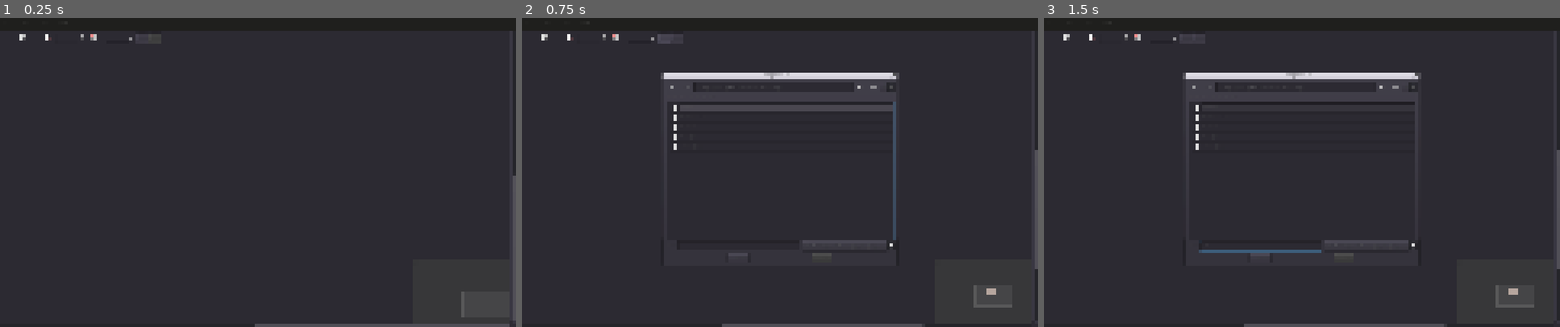
Above: before the commit, frames 1-3 (left to right).
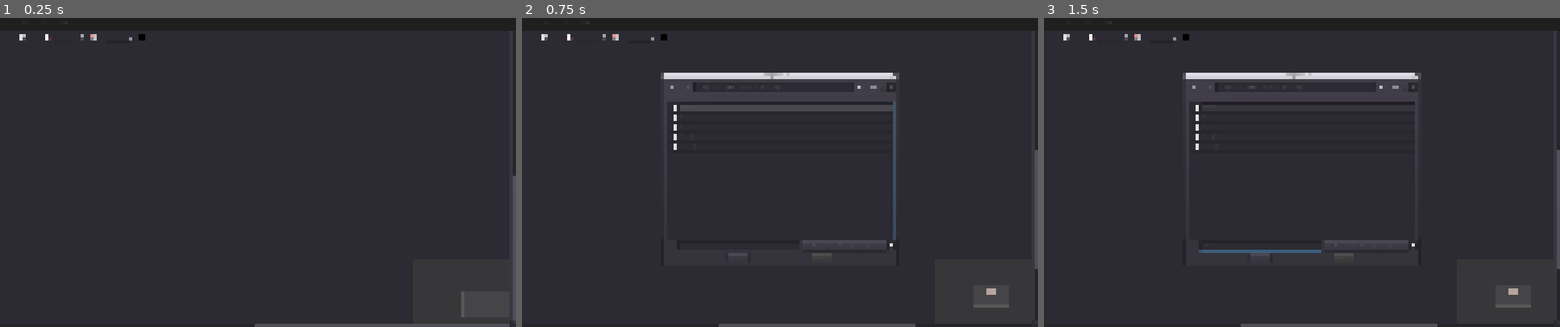
Above: after the commit, the same moments.

Repository: madjyc/StoryboardMapper
Game: Godot game, scene res://Scenes/Main.tscn
Two runs of this game, one before a commit and one after it. Both use one fixed random seed, a clock stepped at 60 frames per second and the inputs below.
Inputs (mouse positions are in pixels of both pictures, inside the frame that each line leads up to; where the layout moved, square brackets give the same spot in the first picture):
- Up to frame 1 (0.25 s): no input
- Up to frame 2 (0.75 s): click (676, 36) [666, 36] at 0.5 s
- Up to frame 3 (1.5 s): click (1260, 246) at 1.27 s; type "12" at 1.35 s

The runs differ from the first frame. In frame 1, less than 0.1% of the frame differs, in the area x 26-30%, y 5-8%; in frame 2, 0.1%, in the area x 26-95%, y 5-100%; in frame 3, less than 0.1%.

Commit message:
Added colorpicker
Added colorpicker for node background color.
Added CanvasLayer to keep graph buttons on top of nodes.

Diff:
--- a/Scenes/GraphEdit.tscn
+++ b/Scenes/GraphEdit.tscn
@@ -12,38 +12,50 @@
 use_snap = false
 script = ExtResource( 2 )
 
-[node name="HBoxContainer" type="HBoxContainer" parent="."]
+[node name="CanvasLayer" type="CanvasLayer" parent="."]
+
+[node name="HBoxContainer" type="HBoxContainer" parent="CanvasLayer"]
 margin_left = 261.0
 margin_top = 9.0
-margin_right = 392.0
+margin_right = 431.0
 margin_bottom = 33.0
 __meta__ = {
 "_edit_group_": true
 }
 
-[node name="GridColsSpinBox" type="SpinBox" parent="HBoxContainer"]
+[node name="GridColsSpinBox" type="SpinBox" parent="CanvasLayer/HBoxContainer"]
 margin_right = 74.0
 margin_bottom = 24.0
 hint_tooltip = "Number of columns in grid"
 min_value = 1.0
 value = 5.0
 
-[node name="AddButton" type="Button" parent="HBoxContainer"]
+[node name="ColorPicker" type="ColorPickerButton" parent="CanvasLayer/HBoxContainer"]
 margin_left = 78.0
 margin_right = 106.0
 margin_bottom = 24.0
+rect_min_size = Vector2( 28, 24 )
+hint_tooltip = "Frame background color"
+flat = true
+
+[node name="AddButton" type="Button" parent="CanvasLayer/HBoxContainer"]
+margin_left = 110.0
+margin_right = 138.0
+margin_bottom = 24.0
 hint_tooltip = "Add a new frame"
 icon = ExtResource( 4 )
+flat = true
 
-[node name="PlayButton" type="Button" parent="HBoxContainer"]
-margin_left = 110.0
-margin_right = 138.0
+[node name="PlayButton" type="Button" parent="CanvasLayer/HBoxContainer"]
+margin_left = 142.0
+margin_right = 170.0
 margin_bottom = 24.0
 hint_tooltip = "Play from selected frame"
 disabled = true
 icon = ExtResource( 3 )
+flat = true
 
-[node name="DebugButton" type="Button" parent="HBoxContainer"]
+[node name="DebugButton" type="Button" parent="CanvasLayer/HBoxContainer"]
 visible = false
 margin_left = 142.0
 margin_right = 195.0
@@ -108,9 +120,10 @@
 [connection signal="node_selected" from="." to="." method="_on_Graph_node_selected"]
 [connection signal="node_unselected" from="." to="." method="_on_Graph_node_unselected"]
 [connection signal="paste_nodes_request" from="." to="." method="_on_GraphEdit_paste_nodes_request"]
-[connection signal="pressed" from="HBoxContainer/AddButton" to="." method="_on_AddButton_pressed"]
-[connection signal="pressed" from="HBoxContainer/PlayButton" to="." method="_on_PlayButton_pressed"]
-[connection signal="pressed" from="HBoxContainer/DebugButton" to="." method="_on_DebugButton_pressed"]
+[connection signal="color_changed" from="CanvasLayer/HBoxContainer/ColorPicker" to="." method="_on_ColorPicker_color_changed"]
+[connection signal="pressed" from="CanvasLayer/HBoxContainer/AddButton" to="." method="_on_AddButton_pressed"]
+[connection signal="pressed" from="CanvasLayer/HBoxContainer/PlayButton" to="." method="_on_PlayButton_pressed"]
+[connection signal="pressed" from="CanvasLayer/HBoxContainer/DebugButton" to="." method="_on_DebugButton_pressed"]
 [connection signal="file_selected" from="OpenImgFileDialog" to="." method="_on_OpenImgFileDialog_file_selected"]
 [connection signal="popup_hide" from="OpenImgFileDialog" to="." method="_on_OpenImgFileDialog_popup_hide"]
 [connection signal="file_selected" from="OpenSndFileDialog" to="." method="_on_OpenSndFileDialog_file_selected"]
--- a/Scenes/GraphNode.tscn
+++ b/Scenes/GraphNode.tscn
@@ -43,14 +43,14 @@
 size_flags_horizontal = 3
 size_flags_vertical = 3
 
-[node name="ColorRect" type="ColorRect" parent="VBoxContainer/Control"]
+[node name="Background" type="ColorRect" parent="VBoxContainer/Control"]
 anchor_right = 1.0
 anchor_bottom = 1.0
 size_flags_horizontal = 3
 size_flags_vertical = 3
 color = Color( 0, 0, 0, 1 )
 
-[node name="TextureRect" type="TextureRect" parent="VBoxContainer/Control"]
+[node name="Thumbnail" type="TextureRect" parent="VBoxContainer/Control"]
 anchor_right = 1.0
 anchor_bottom = 1.0
 mouse_filter = 0
@@ -124,8 +124,8 @@
 
 [connection signal="close_request" from="." to="." method="_on_GraphNode_close_request"]
 [connection signal="resize_request" from="." to="." method="_on_GraphNode_resize_request"]
-[connection signal="focus_entered" from="VBoxContainer/Control/TextureRect" to="." method="_on_TextureRect_focus_entered"]
-[connection signal="gui_input" from="VBoxContainer/Control/TextureRect" to="." method="_on_TextureRect_gui_input"]
+[connection signal="focus_entered" from="VBoxContainer/Control/Thumbnail" to="." method="_on_TextureRect_focus_entered"]
+[connection signal="gui_input" from="VBoxContainer/Control/Thumbnail" to="." method="_on_TextureRect_gui_input"]
 [connection signal="pressed" from="VBoxContainer/HBoxContainer/LoadButton" to="." method="_on_LoadButton_pressed"]
 [connection signal="pressed" from="VBoxContainer/HBoxContainer/SoundButton" to="." method="_on_SoundButton_pressed"]
 [connection signal="pressed" from="VBoxContainer/HBoxContainer/DelSoundButton" to="." method="_on_DelSoundButton_pressed"]
--- a/Scripts/GraphData.gd
+++ b/Scripts/GraphData.gd
@@ -1,6 +1,7 @@
 extends Resource
 class_name GraphData
 
-export var version: float
+export var version: String
+export var node_bg_color: Color
 export var nodes: Array
 export var connections: Array
--- a/Scripts/GraphEdit.gd
+++ b/Scripts/GraphEdit.gd
@@ -5,11 +5,12 @@
 
 const APP_NAME: String = "Storyboard Mapper"
 const DEFAULT_FILENAME: String = "Untitled"
-const FILE_VERSION: float = 0.1
+const FILE_VERSION: String = "0.1.0-alpha"
 const IMG_EXTENSIONS: Array = ["jpg", "jpeg", "png", "bmp"]
 const DEFAULT_NODE_SPACING: float = 40.0
 const MIN_DRAG_DISTANCE: float = 5.0
 
+var node_bg_color: = Color.black
 var custom_node_size: Vector2
 var current_path: String
 var current_file_name: String
@@ -28,13 +29,15 @@
 onready var sound_dlg: = $OpenSndFileDialog
 onready var open_dlg: = $OpenFileDialog
 onready var save_dlg: = $SaveFileDialog
-onready var add_button: = $HBoxContainer/AddButton
-onready var play_button: = $HBoxContainer/PlayButton
-onready var grid_num_cols: = $HBoxContainer/GridColsSpinBox
+onready var grid_num_cols: = $CanvasLayer/HBoxContainer/GridColsSpinBox
+onready var colorpicker: = $CanvasLayer/HBoxContainer/ColorPicker
+onready var add_button: = $CanvasLayer/HBoxContainer/AddButton
+onready var play_button: = $CanvasLayer/HBoxContainer/PlayButton
 
 
 func _ready():
 	OS.set_low_processor_usage_mode(true) # Economise la batterie des mobiles.
+	$CanvasLayer.offset.y = rect_position.y
 	current_file_name = DEFAULT_FILENAME
 	current_path = ""
 	update_main_window_title()
@@ -286,17 +289,18 @@
 
 # Ajoute un nouveau node au graph. Son centre est positionné à l'offset donné.
 func add_new_node(ofs: Vector2, select_exclusive: bool = true, autoload: bool = true) -> ImageGraphNode:
-	var new_node = graph_node.instance()
-	add_child(new_node, true)
-	new_node.set_offset(ofs - new_node.rect_size / 2)
+	var node = graph_node.instance()
+	node.set_offset(ofs - node.rect_size / 2)
+	add_child(node, true)
+	node.set_bg_color(node_bg_color)
 	if select_exclusive:
-		select_node_ex(new_node)
+		select_node_ex(node)
 	else:
-		#new_node.selected = true
-		select_node_ex(new_node, false)
+		#node.selected = true
+		select_node_ex(node, false)
 	if autoload:
-		open_load_image_dialog(new_node)
-	return new_node
+		open_load_image_dialog(node)
+	return node
 
 
 # Ajoute un nouveau node au graph quand l'utilisateur appuie sur le bouton 'Add'.
@@ -749,6 +753,9 @@
 func init_graph(graph_data: GraphData):
 	clear_graph()
 
+	colorpicker.color = graph_data.node_bg_color
+	node_bg_color = graph_data.node_bg_color
+
 	# Nodes
 	for node_data in graph_data.nodes:
 		var new_node: ImageGraphNode = graph_node.instance()
@@ -756,6 +763,7 @@
 		new_node.rect_size = node_data.rect_size
 		add_child(new_node, true) # /!\ before assigning data
 		new_node.offset = node_data.offset
+		new_node.set_bg_color(graph_data.node_bg_color)
 		new_node.set_extra_data(node_data.extra_data)
 
 	# Connexions
@@ -771,6 +779,26 @@
 		from_node.next_node = to_node
 
 
+func load_graph(path: String):
+	var dir = Directory.new()
+	if not dir.file_exists(path):
+		print("File ", path, " doesn't exist")
+		return
+
+	if ResourceLoader.exists(path):
+		var graph_data = ResourceLoader.load(path)
+		if graph_data is GraphData:
+			if graph_data.version == FILE_VERSION:
+				init_graph(graph_data)
+			else:
+				print("Error, incompatible file version ", graph_data.version)
+				return
+
+	current_file_name = path.get_file()
+	current_path = path
+	update_main_window_title()
+
+
 func save_graph(path: String):
 	# Crée et remplit un nouvau GraphData avec les données du grap et de ses nodes.
 	var graph_data = GraphData.new()
@@ -778,6 +806,7 @@
 
 	# Version number
 	graph_data.version = FILE_VERSION
+	graph_data.node_bg_color = node_bg_color
 
 	# Graph nodes
 	for node in get_children():
@@ -813,26 +842,6 @@
 	update_main_window_title()
 
 
-func load_graph(path: String):
-	var dir = Directory.new()
-	if not dir.file_exists(path):
-		print("File ", path, " doesn't exist")
-		return
-
-	if ResourceLoader.exists(path):
-		var graph_data = ResourceLoader.load(path)
-		if graph_data is GraphData:
-			if graph_data.version == FILE_VERSION:
-				init_graph(graph_data)
-			else:
-				print("Error, incompatible file version ", graph_data.version)
-				return
-
-	current_file_name = path.get_file()
-	current_path = path
-	update_main_window_title()
-
-
 func open_file():
 	open_dlg.popup_centered()
 
@@ -848,6 +857,13 @@
 	save_dlg.popup_centered()
 
 
+func _on_OpenFileDialog_file_selected(path):
+	move_popups_out_of_the_way()
+	#load_graph("user://saves/", "graph.res")
+	# étendre ResourceFormatLoader
+	load_graph(path)
+
+
 func _on_SaveFileDialog_file_selected(path):
 	move_popups_out_of_the_way()
 	#save_graph("user://saves/", "graph.res")
@@ -855,13 +871,6 @@
 	save_graph(path)
 
 
-func _on_OpenFileDialog_file_selected(path):
-	move_popups_out_of_the_way()
-	#load_graph("user://saves/", "graph.res")
-	# étendre ResourceFormatLoader
-	load_graph(path)
-
-
 #############
 ## ANIMATE ##
 #############
@@ -921,3 +930,10 @@
 
 func _on_PlayButton_pressed():
 	play_animation()
+
+
+func _on_ColorPicker_color_changed(color):
+	node_bg_color = color
+	for node in get_children():
+		if node is ImageGraphNode:
+			node.set_bg_color(node_bg_color)
--- a/Scripts/GraphNode.gd
+++ b/Scripts/GraphNode.gd
@@ -13,15 +13,21 @@
 
 var ctrl_key_was_down: bool # Dragging
 
-onready var thumbnail: = $VBoxContainer/Control/TextureRect
+onready var background: = $VBoxContainer/Control/Background
+onready var thumbnail: = $VBoxContainer/Control/Thumbnail
 onready var subedit: = $VBoxContainer/SubtitleEdit
 onready var spinbox: = $VBoxContainer/HBoxContainer/SpinBox
 
 
 func _ready():
+	assert(background)
 	assert(thumbnail)
 	assert(subedit)
 	assert(spinbox)
+
+
+func set_bg_color(color: Color):
+	background.color = color
 
 
 func get_thumbnail_texture():
@@ -53,7 +59,8 @@
 	snd_path = node_data["snd_path"]
 	subedit.text = node_data["subtitle"]
 	spinbox.set_value(node_data["duration"])
-	load_thumbnail_from_file(img_path)
+	if not img_path.empty():
+		load_thumbnail_from_file(img_path)
 	if not snd_path.empty():
 		load_sound_from_file(snd_path)
 
--- a/Scripts/resource_queue.gd
+++ /dev/null
@@ -1,145 +0,0 @@
-var thread
-var mutex
-var sem
-
-var time_max = 100 # msec
-
-var queue = []
-var pending = {}
-
-func _lock(caller):
-	mutex.lock()
-
-func _unlock(caller):
-	mutex.unlock()
-
-func _post(caller):
-	sem.post()
-
-func _wait(caller):
-	sem.wait()
-
-
-func queue_resource(path, p_in_front = false):
-	_lock("queue_resource")
-	if path in pending:
-		_unlock("queue_resource")
-		return
-
-	elif ResourceLoader.has(path):
-		var res = ResourceLoader.load(path)
-		pending[path] = res
-		_unlock("queue_resource")
-		return
-	else:
-		var res = ResourceLoader.load_interactive(path)
-		res.set_meta("path", path)
-		if p_in_front:
-			queue.insert(0, res)
-		else:
-			queue.push_back(res)
-		pending[path] = res
-		_post("queue_resource")
-		_unlock("queue_resource")
-		return
-
-func cancel_resource(path):
-	_lock("cancel_resource")
-	if path in pending:
-		if pending[path] is ResourceInteractiveLoader:
-			queue.erase(pending[path])
-		pending.erase(path)
-	_unlock("cancel_resource")
-
-func get_progress(path):
-	_lock("get_progress")
-	var ret = -1
-	if path in pending:
-		if pending[path] is ResourceInteractiveLoader:
-			ret = float(pending[path].get_stage()) / float(pending[path].get_stage_count())
-		else:
-			ret = 1.0
-	_unlock("get_progress")
-
-	return ret
-
-func is_ready(path):
-	var ret
-	_lock("is_ready")
-	if path in pending:
-		ret = !(pending[path] is ResourceInteractiveLoader)
-	else:
-		ret = false
-
-	_unlock("is_ready")
-
-	return ret
-
-func _wait_for_resource(res, path):
-	_unlock("wait_for_resource")
-	while true:
-		VS.flush()
-		OS.delay_usec(16000) # wait 1 frame
-		_lock("wait_for_resource")
-		if queue.size() == 0 || queue[0] != res:
-			return pending[path]
-		_unlock("wait_for_resource")
-
-
-func get_resource(path):
-	_lock("get_resource")
-	if path in pending:
-		if pending[path] is ResourceInteractiveLoader:
-			var res = pending[path]
-			if res != queue[0]:
-				var pos = queue.find(res)
-				queue.remove(pos)
-				queue.insert(0, res)
-
-			res = _wait_for_resource(res, path)
-
-			pending.erase(path)
-			_unlock("return")
-			return res
-
-		else:
-			var res = pending[path]
-			pending.erase(path)
-			_unlock("return")
-			return res
-	else:
-		_unlock("return")
-		return ResourceLoader.load(path)
-
-func thread_process():
-	_wait("thread_process")
-
-	_lock("process")
-
-	while queue.size() > 0:
-
-		var res = queue[0]
-
-		_unlock("process_poll")
-		var ret = res.poll()
-		_lock("process_check_queue")
-
-		if ret == ERR_FILE_EOF || ret != OK:
-			var path = res.get_meta("path")
-			if path in pending: # else it was already retrieved
-				pending[res.get_meta("path")] = res.get_resource()
-
-			queue.erase(res) # something might have been put at the front of the queue while we polled, so use erase instead of remove
-
-	_unlock("process")
-
-
-func thread_func(u):
-	while true:
-		thread_process()
-
-func start():
-	mutex = Mutex.new()
-	sem = Semaphore.new()
-	thread = Thread.new()
-	thread.start(self, "thread_func", 0)
Not shown, changed: README.md
